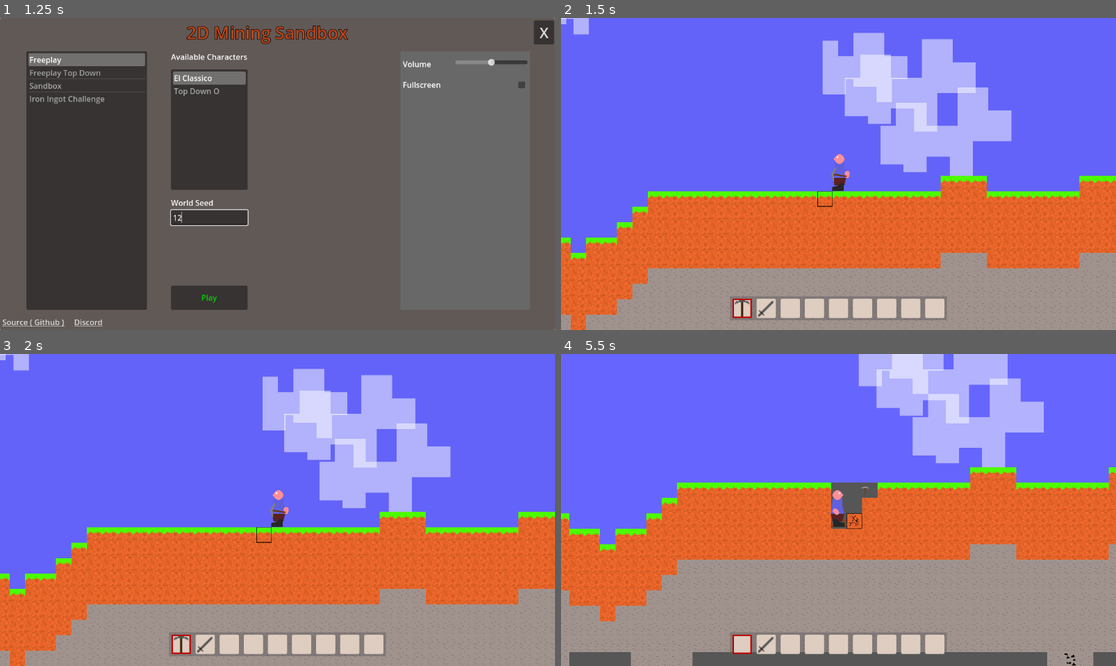
Above: before the commit, frames 1-4 (two rows, left to right).
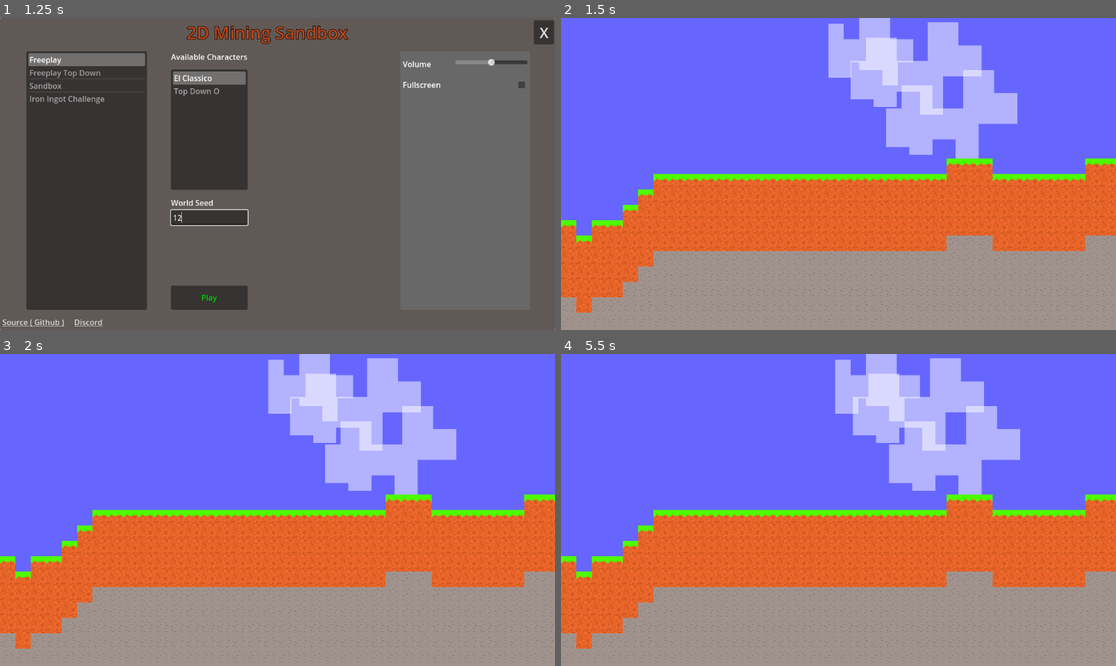
Above: after the commit, the same moments.

Repository: IacovlevMaxim/tm4
Game: Godot game, scene res://game/startup.tscn
Same seed, same stepped clock (60 frames per second), same inputs: the game is played once before the commit and once after it. The engine's default icon, where the game draws it, is replaced by a stand-in: a white triangle on a blue panel in a dark square.
Inputs (mouse positions are in pixels of both pictures, inside the frame that each line leads up to):
- Up to frame 1 (1.25 s): click (210, 217) at 0.52 s; type "12" at 0.6 s
- Up to frame 2 (1.5 s): click "Play" at 1.25 s
- Up to frame 3 (2 s): no input
- Up to frame 4 (5.5 s): tap Enter at 2 s; drag from (744, 644) to (827, 510) at 2.02 s; drag from (766, 644) to (827, 510) at 2.77 s; move the mouse to (788, 644) at 3.52 s; hold A (left) 3.53-4.25 s; tap X (drop_item) at 3.6 s; click (788, 644) at 3.67 s; drag from (816, 644) to (866, 522) at 4.27 s; drag from (838, 644) to (849, 510) at 5.02 s

Frame 1 is identical in both runs. In frame 2, 24% of the frame differs, in the area x 0-100%, y 0-100%; in frame 3, 24%; in frame 4, 35%.
Error after the commit: Parse Error: Used space character for indentation instead of tab as used before in the file. (res://game/world/components/mob)

Commit message:
added ghost npc with path finder (without visibility)

Diff:
--- /dev/null
+++ b/game/mobs/ghost/ghost.gd
@@ -0,0 +1,160 @@
+extends BaseMob
+class_name Ghost
+
+@export var detection_range: float = 300.0
+@export var attack_range: float = 50.0
+@export var speed: float = 80.0
+@export var damage: float = 10.0
+@export var attack_cooldown: float = 1.5
+@export var path_update_interval: float = 0.5
+
+@onready var path_update_timer: Timer = $PathUpdateTimer
+@onready var attack_timer: Timer = $AttackTimer
+
+var path: Array = []
+var target: BasePlayer = null
+var current_path_index: int = 0
+var can_attack: bool = true
+
+func _ready():
+	super()
+
+	# Make sure we have the needed timers
+	if !has_node("PathUpdateTimer"):
+		path_update_timer = Timer.new()
+		path_update_timer.wait_time = path_update_interval
+		path_update_timer.one_shot = false
+		path_update_timer.autostart = true
+		add_child(path_update_timer)
+		path_update_timer.connect("timeout", _on_path_update_timer_timeout)
+	else:
+		path_update_timer = $PathUpdateTimer
+
+	if !has_node("AttackTimer"):
+		attack_timer = Timer.new()
+		attack_timer.wait_time = attack_cooldown
+		attack_timer.one_shot = true
+		add_child(attack_timer)
+		attack_timer.connect("timeout", _on_attack_timer_timeout)
+	else:
+		attack_timer = $AttackTimer
+
+func _physics_process(delta):
+	target = find_target()
+
+	if target and has_path():
+		follow_path(delta)
+
+		if global_position.distance_to(target.global_position) <= attack_range:
+			attack()
+
+func _on_path_update_timer_timeout():
+	if target:
+		calculate_path_to_target()
+
+func _on_attack_timer_timeout():
+	can_attack = true
+
+func find_target() -> BasePlayer:
+	# Find closest player in detection range
+	var player = Global.game.player
+	if player and global_position.distance_to(player.global_position) <= detection_range:
+		return player
+	return null
+
+func calculate_path_to_target():
+	if target:
+		path = find_path_to(target.global_position)
+		current_path_index = 0
+
+func find_path_to(target_pos: Vector2) -> Array:
+	# Implement BFS pathfinding algorithm
+	var start_tile = world.get_tile(global_position)
+	var end_tile = world.get_tile(target_pos)
+
+	var queue = []
+	var visited = {}
+	var parent = {}
+
+	queue.push_back(start_tile)
+	visited[start_tile] = true
+
+	while queue.size() > 0:
+		var current = queue.pop_front()
+
+		if current == end_tile:
+			# Path found, reconstruct it
+			var path = []
+			var tile = end_tile
+
+			while tile != start_tile:
+				if !parent.has(tile):
+					break
+				path.push_front(world.map_to_local(tile))
+				tile = parent[tile]
+
+			return path
+
+		# Get neighbors (up, down, left, right)
+		var neighbors = [
+			current + Vector2i(0, -1),  # Up
+			current + Vector2i(1, 0),   # Right
+			current + Vector2i(0, 1),   # Down
+			current + Vector2i(-1, 0)   # Left
+		]
+
+		for neighbor in neighbors:
+			if !visited.has(neighbor) and is_walkable(neighbor):
+				queue.push_back(neighbor)
+				visited[neighbor] = true
+				parent[neighbor] = current
+
+	# No path found
+	return []
+
+func is_walkable(tile_pos: Vector2i) -> bool:
+	# Check if the tile is air (walkable)
+	return world.is_air_at(tile_pos)
+
+func has_path() -> bool:
+	return path.size() > 0 and current_path_index < path.size()
+
+func follow_path(delta: float):
+	if !has_path():
+		return
+
+	var next_point = path[current_path_index]
+	var direction = global_position.direction_to(next_point)
+
+	# Move towards the next point
+	velocity = direction * speed
+
+	# Update visual orientation if needed
+	if velocity.x != 0:
+		# This assumes your ghost sprite is facing right by default
+		# and needs to be flipped when moving left
+		if has_node("Visual"):
+			$Visual.scale.x = sign(velocity.x)
+
+	move_and_slide()
+
+	# Check if we've reached the current point in the path
+	if global_position.distance_to(next_point) < 10:
+		current_path_index += 1
+
+		# If we've reached the end of the path, calculate a new path
+		if current_path_index >= path.size():
+			calculate_path_to_target()
+
+func attack():
+	if can_attack:
+		# Create a damage instance and apply to player
+		var dmg = Damage.new(damage, Damage.Type.MELEE)
+		target.health.receive_damage(dmg)
+
+		# Start cooldown
+		can_attack = false
+		attack_timer.start()
+
+func die():
+	queue_free()
--- /dev/null
+++ b/game/mobs/ghost/ghost.tres
@@ -0,0 +1,22 @@
+[gd_resource type="Resource" script_class="MobDefinition" load_steps=5 format=3 uid="uid://some_unique_id"]
+
+[ext_resource type="Script" path="res://game/mobs/mob_definition.gd" id="1_e5f3d"]
+[ext_resource type="PackedScene" path="res://game/mobs/ghost/ghost.tscn" id="1_v7vm7"]
+[ext_resource type="Script" path="res://game/world/components/mob spawner/mob_spawner_definition.gd" id="3_to7kb"]
+
+[sub_resource type="Resource" id="Resource_0fdw0"]
+script = ExtResource("3_to7kb")
+faction = 2
+probability = 10.0
+empty_radius = 3
+min_distance_to_same = 20
+min_distance_to_other = 10
+only_underground = false
+only_overworld = true
+only_in_fluid = false
+
+[resource]
+script = ExtResource("1_e5f3d")
+scene = ExtResource("1_v7vm7")
+spawner = SubResource("Resource_0fdw0")
+name = "ghost"
--- /dev/null
+++ b/game/mobs/ghost/ghost.tscn
@@ -0,0 +1,39 @@
+[gd_scene load_steps=5 format=3 uid="uid://dxyzabcdef123"]
+
+[ext_resource type="Script" path="res://game/mobs/ghost/ghost.gd" id="1_z3k4b"]
+[ext_resource type="PackedScene" uid="uid://d3r0rply8mfj" path="res://game/components/damage system/hurtbox.tscn" id="2_h5m3n"]
+[ext_resource type="PackedScene" uid="uid://bdy43ueb6q1kq" path="res://game/components/damage system/health_component.tscn" id="3_t4k5l"]
+
+[sub_resource type="CapsuleShape2D" id="CapsuleShape2D_a1b2c"]
+radius = 15.0
+height = 60.0
+
+[node name="ghost" type="CharacterBody2D"]
+collision_layer = 4
+collision_mask = 135
+script = ExtResource("1_z3k4b")]
+
+[node name="CollisionShape2D" type="CollisionShape2D" parent="."]
+shape = SubResource("CapsuleShape2D_a1b2c")
+
+[node name="HealthComponent" parent="." instance=ExtResource("3_t4k5l")]
+max_hitpoints = 30
+
+[node name="Hurt Box" parent="." node_paths=PackedStringArray("health_component") instance=ExtResource("2_h5m3n")]
+health_component = NodePath("../HealthComponent")
+
+[node name="CollisionShape2D" parent="Hurt Box" index="0"]
+shape = SubResource("CapsuleShape2D_a1b2c")
+
+[node name="Visual" type="Node2D" parent="."]
+
+[node name="PathUpdateTimer" type="Timer" parent="."]
+wait_time = 0.5
+autostart = true
+
+[node name="AttackTimer" type="Timer" parent="."]
+wait_time = 1.5
+one_shot = true
+
+[connection signal="timeout" from="PathUpdateTimer" to="." method="_on_path_update_timer_timeout"]
+[connection signal="timeout" from="AttackTimer" to="." method="_on_attack_timer_timeout"]
--- a/game/world/components/mob spawner/mob_spawner.gd
+++ b/game/world/components/mob spawner/mob_spawner.gd
@@ -10,36 +10,37 @@
 
 
 func _on_timer_timeout():
-	if not enabled: return
+    if not enabled: return
 
-	var tile: Vector2i
-
-	var safe_ctr:= 0
-	while safe_ctr < 50:
-		var chunk: WorldChunk= world.get_chunks().pick_random()
-		tile= chunk.get_random_tile()
-		if Global.game.player.get_tile_distance(tile) > min_player_distance:
-			break
-		safe_ctr+= 1
-
-	var mob_def: MobDefinition= DataManager.mobs.pick_random()
-	var spawner: MobSpawnerDefinition= mob_def.spawner
-
-	if spawner and spawner.can_spawn(tile, world):
-		var other_mob: BaseMob= get_world().get_closest_mob(tile)
-		if other_mob:
-			var dist: float= other_mob.distance_to_tile(tile)
-			if dist < spawner.min_distance_to_other:
-				return
-			elif other_mob.type == mob_def and dist < spawner.min_distance_to_same:
-				return
-
-			other_mob= get_world().get_closest_mob(tile, mob_def)
-			if dist < spawner.min_distance_to_same:
-				return
+    var tile: Vector2i
 
 
-		world.spawn_mob(mob_def, tile)
+    var player_pos = Global.game.player.get_tile_pos()
+
+    var spawn_range = 30
+
+    tile = Vector2i(
+        player_pos.x + randi_range(-spawn_range, spawn_range),
+        player_pos.y + randi_range(-spawn_range, spawn_range)
+    )
+
+    var mob_def: MobDefinition = DataManager.mobs.pick_random()
+    var spawner: MobSpawnerDefinition = mob_def.spawner
+
+    if spawner and spawner.can_spawn(tile, world):
+        var other_mob: BaseMob = get_world().get_closest_mob(tile)
+        if other_mob:
+            var dist: float = other_mob.distance_to_tile(tile)
+            if dist < spawner.min_distance_to_other:
+                return
+            elif other_mob.type == mob_def and dist < spawner.min_distance_to_same:
+                return
+
+            other_mob = get_world().get_closest_mob(tile, mob_def)
+            if dist < spawner.min_distance_to_same:
+                return
+
+        world.spawn_mob(mob_def, tile)
 
 
 func get_world()-> World:
